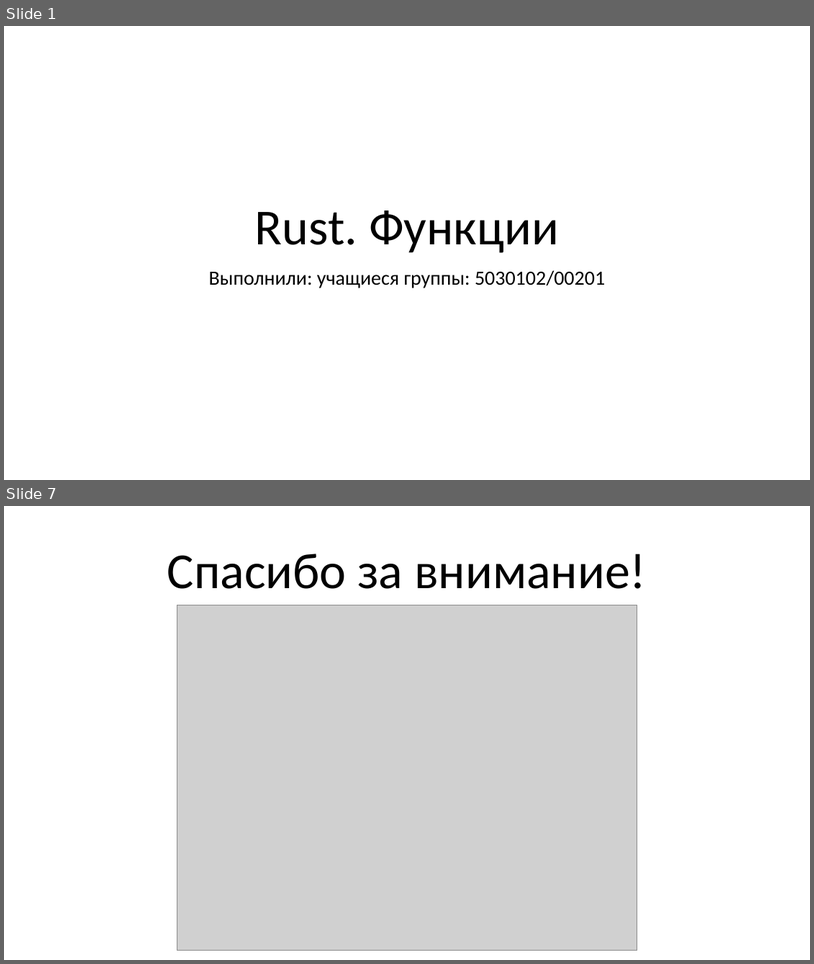
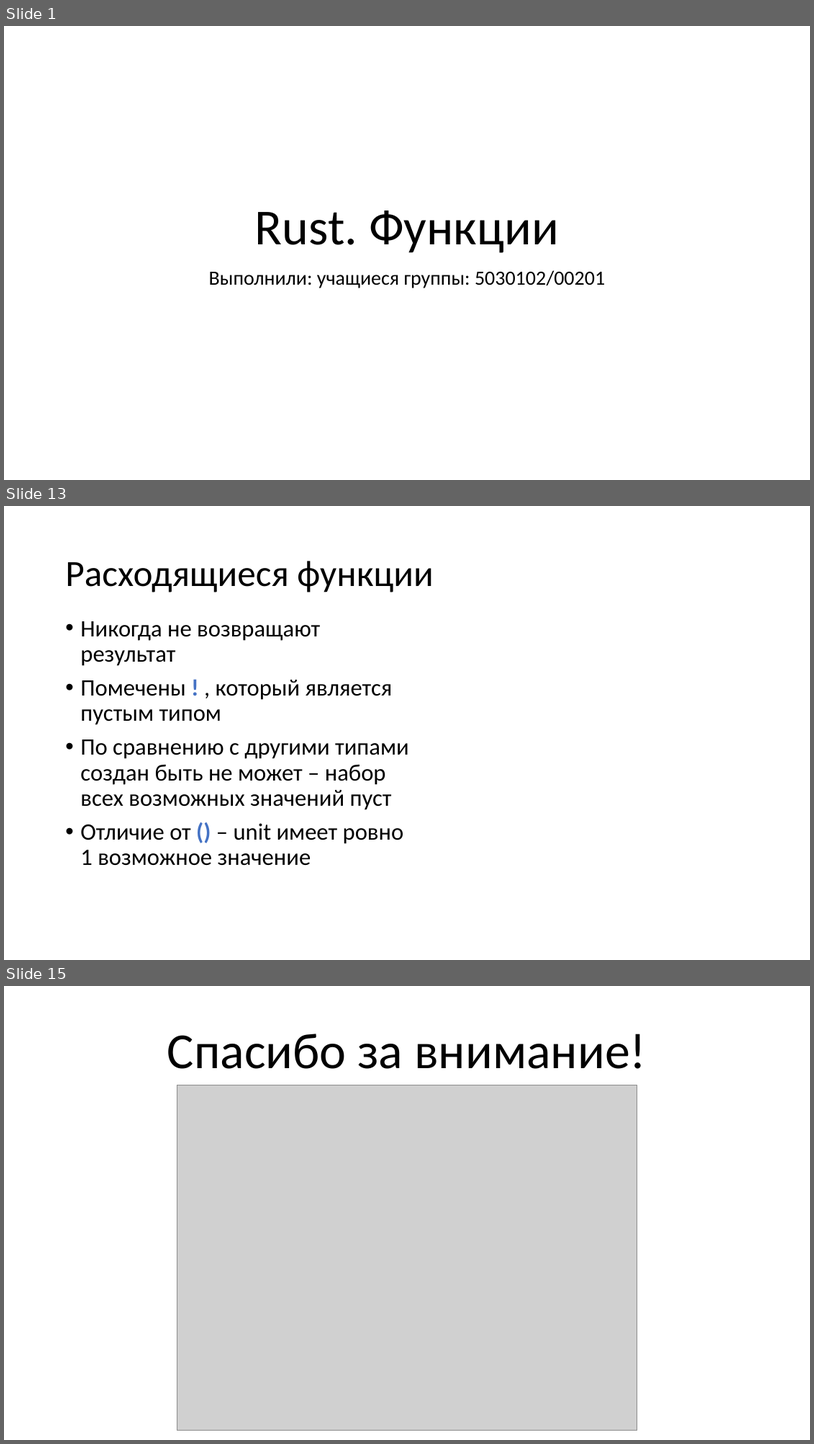
Before and after one commit to Katalien/New-programming-languages, a slide deck: reports/functions/functions.pptx. Shown one above the other, each under a label of ours: slides 1 and 7 before the commit, slides 1, 13 and 15 after it; the slides between them are not shown. The pictures are 814x964 and 814x1444 pixels, drawn with LibreOffice and Linux fonts; fonts in the diff are those of the drawing; grey boxes stand for pictures. Boxes give left, top, right and bottom in pixels: in the first picture for what was removed or moved away, otherwise in the second. Text is boxed around its words. In the diff, an @@ line names an element or a change of style, - is before the commit and + after.

```diff
--- a/reports/functions/functions.pptx
+++ b/reports/functions/functions.pptx
@@ slide 13 added at [4, 506, 810, 960], background #FFFFFF @@
@@ title added at [65, 561, 433, 592], 44 pt, text #000000 @@
+Расходящиеся функции
@@ text added at [80, 621, 409, 865], 28 pt, text #000000 @@
+• Никогда не возвращают результат
+• Помечены ! , который является пустым типом
+• По сравнению с другими типами создан быть не может – набор всех возможных значений пуст
+• Отличие от () – unit имеет ровно 1 возможное значение
@@ what was slide 7 is now slide 15 @@
```
Also in this commit, not shown: 2 slides changed, 10 other slides added, 3 slides removed, 2 other files.
